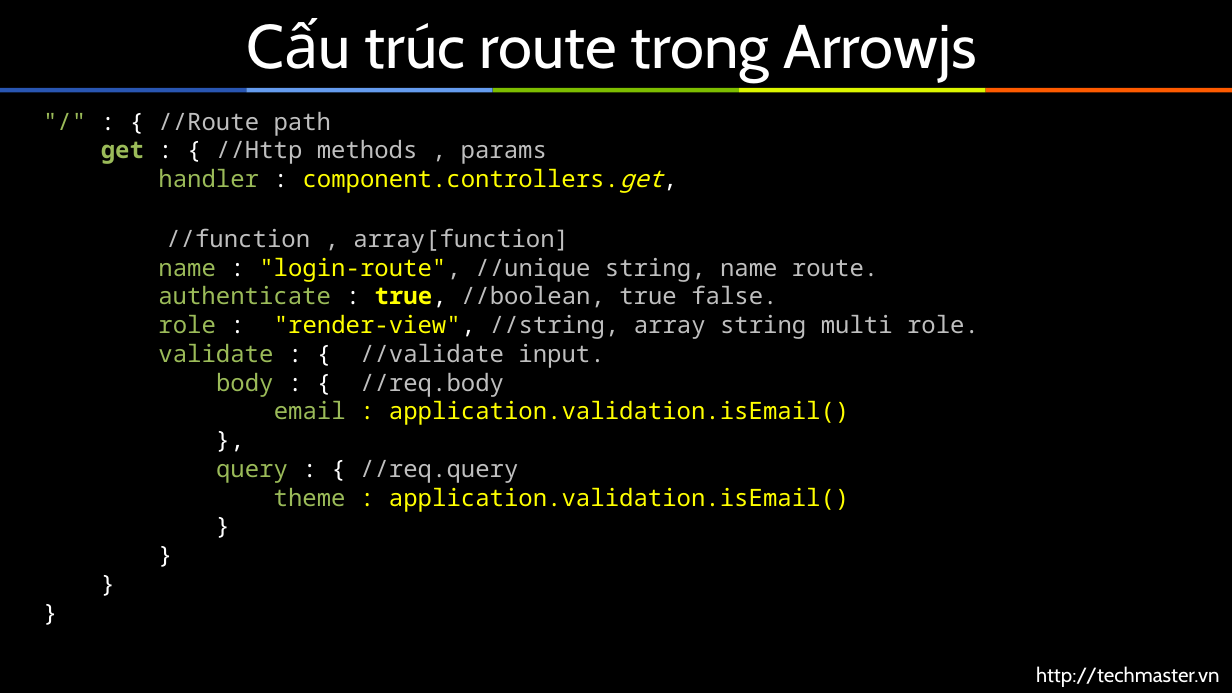
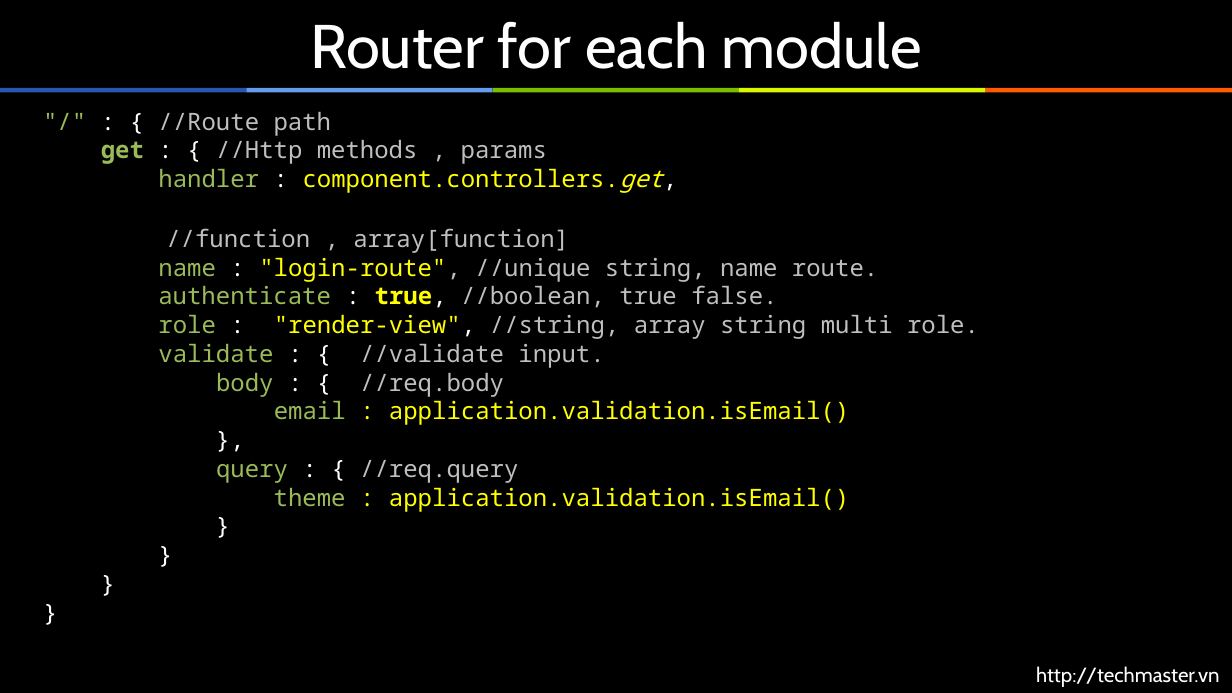
Before and after one commit to arrowjs/Documents, a slide deck: slide 26 of ArrowjsBasic.pptx (slide 24 before the commit). Drawn at 1232x693 pixels with LibreOffice and Linux fonts; fonts in the diff are those of the drawing; background and template pictures are left out. Boxes give left, top, right and bottom in pixels: in the first picture for what was removed or moved away, otherwise in the second. Text is boxed around its words. In the diff, an @@ line names an element or a change of style, - is before the commit and + after.

```diff
--- a/ArrowjsBasic.pptx
+++ b/ArrowjsBasic.pptx
@@ title at <box>310,21,921,69</box>: text changed @@
-Cấu trúc route trong Arrowjs
+Router for each module
```
Also in this commit, not shown: 2 other slides changed, 3 slides added.
